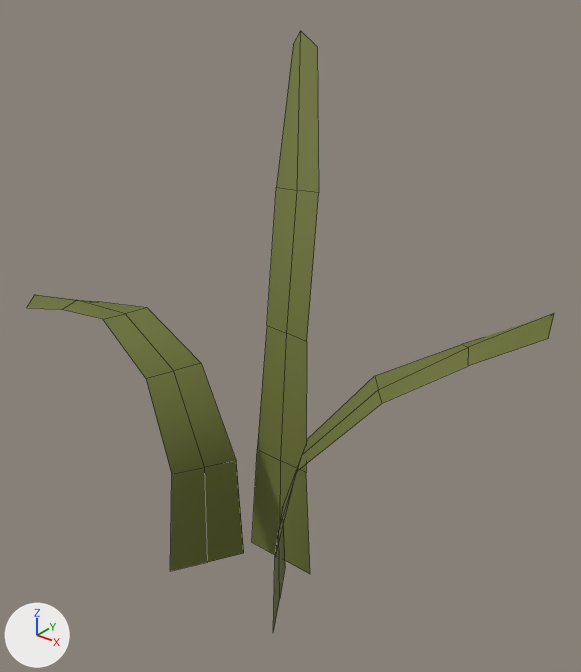
The FBX model Forest Scene/Assets/Models/Snake Plant.fbx as it was, and as the next commit left it.
One viewpoint serves both versions: a 50 mm camera at (6.0, -1.86, 1.92) aimed at (4.44, 0.09, 0.71). Arrows for +X, +Y and +Z are at lower left; the lights stay in place. Mesh edges are drawn as thin lines. Where no turn or scale is listed for an object, it has been applied to the vertices.

The first picture shows 'Tall_Grass_Blade', 'Tall_Grass_Blade7', 'Tall_Grass_Blade8'.
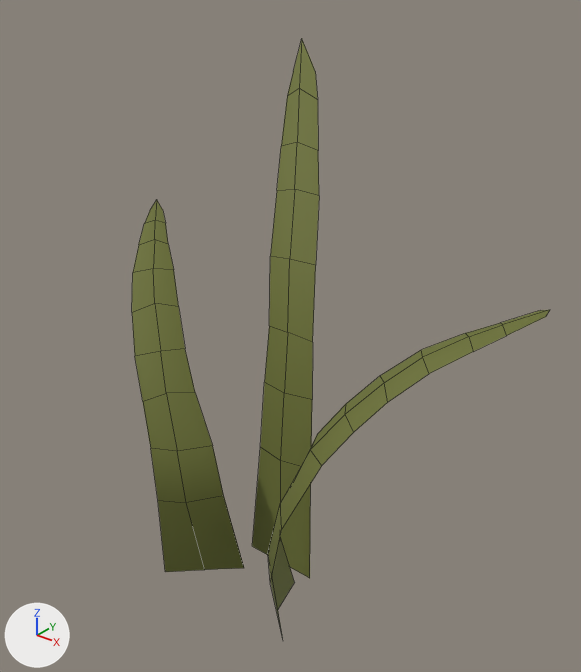
Pixel boxes (x1, y1, x2, y2) of what changed, in the pictures (581 x 672 px):
'Tall_Grass_Blade', reshaped: before (252, 31, 319, 574); after (252, 40, 319, 578)
'Tall_Grass_Blade9', added (yellow): after (132, 200, 244, 572)
'Tall_Grass_Blade7', deleted (yellow): before (27, 295, 244, 571)
'Tall_Grass_Blade8', reshaped: before (273, 314, 554, 632); after (268, 310, 550, 638)

The edits, one by one:
me_mesh is used by ob_tall_grass_blade; location (4.389, 0.239, 0.784).
me_mesh had 15 vertices, 8 faces and spanned x -0.35..0.32, y -0.37..0.37, z -0.82..0.86.
me_mesh now has 27 vertices, 16 faces and spans x -0.31..0.32, y -0.37..0.37, z -0.84..0.83.
Part 2, on me_mesh:
14 vertices are removed from x -0.35..0.32, y -0.37..0.37, z -0.82..0.86.
8 faces are deleted.
26 vertices are added at x -0.31..0.32, y -0.37..0.37, z -0.84..0.83.
16 new faces join them.
me_mesh_002 is used by ob_tall_grass_blade8; location (5.056, -0.084, 0.88).
me_mesh_002 had 18 vertices, 10 faces and spanned x -0.4..0.202, y -0.361..0.47, z -0.898..0.051.
me_mesh_002 now has 30 vertices, 18 faces and spans x -0.378..0.175, y -0.36..0.435, z -0.933..0.062.
me_mesh_002 part 1: the whole mesh is rebuilt.
Mesh me_mesh_002_1 is new.
It has 30 vertices, 18 faces and spans x -0.356..0.402, y -0.418..0.203, z -0.946..0.166.
It uses material mat_foliage_mat (dark yellow #6a7032).
Object 'Tall_Grass_Blade7' (ob_tall_grass_blade7) is deleted.
Object 'Tall_Grass_Blade9' (ob_tall_grass_blade9) is new; it shows me_mesh_002_1.
Its location is (4.09, -0.04, 0.887).
